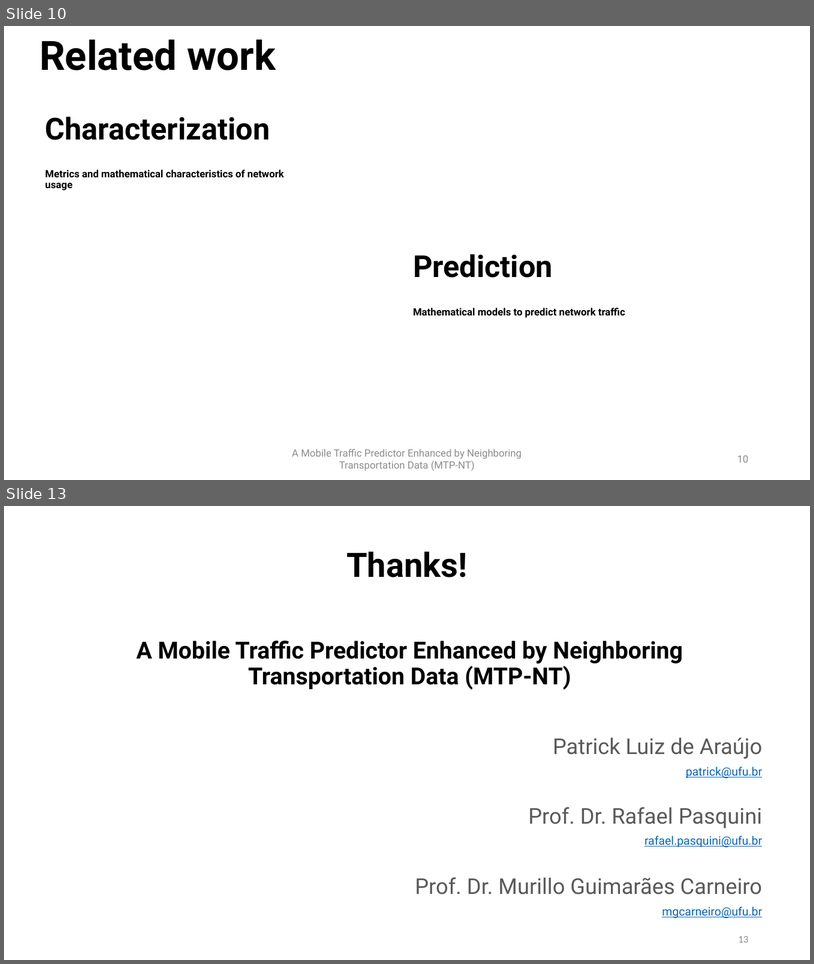
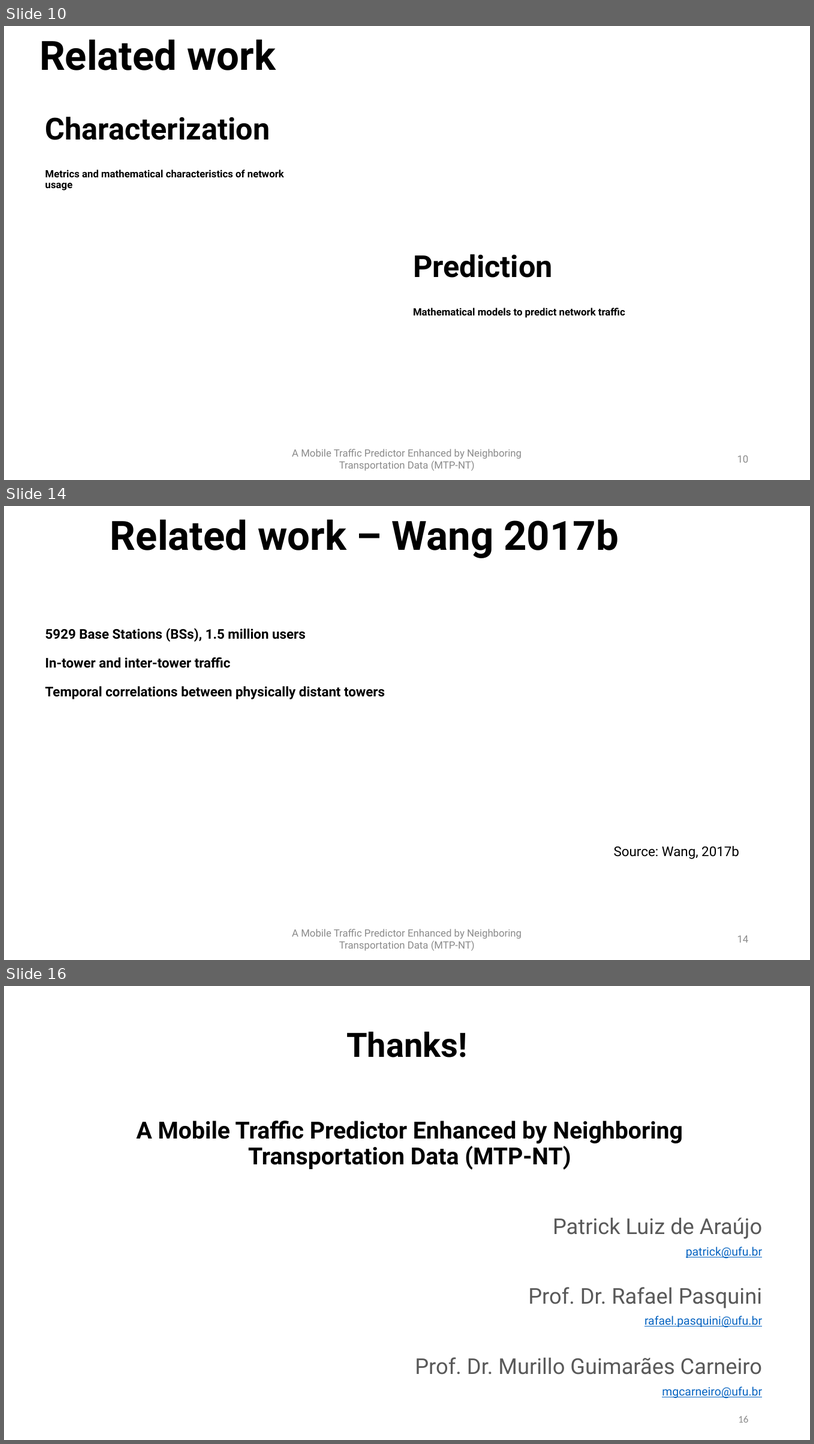
Before and after one commit to PatrickLdA/milan-telecom-analysis, a slide deck: defesa.pptx. Shown one above the other, each under a label of ours: slides 10 and 13 before the commit, slides 10, 14 and 16 after it; the slides between them are not shown. The pictures are 814x964 and 814x1444 pixels, drawn with LibreOffice and Linux fonts; fonts in the diff are those of the drawing. Boxes give left, top, right and bottom in pixels: in the first picture for what was removed or moved away, otherwise in the second. Text is boxed around its words. In the diff, an @@ line names an element or a change of style, - is before the commit and + after.

```diff
--- a/defesa.pptx
+++ b/defesa.pptx
@@ slide 14 added at (x1=4, y1=506, x2=810, y2=960), background #FFFFFF @@
@@ text added at (x1=110, y1=519, x2=619, y2=558), 48 pt, text #000000, bold @@
+Related work – Wang 2017b
@@ title added at (x1=45, y1=628, x2=385, y2=699), 16 pt, text #000000, bold @@
+5929 Base Stations (BSs), 1.5 million users
+In-tower and inter-tower traffic
+Temporal correlations between physically distant towers
@@ text added at (x1=614, y1=846, x2=740, y2=859), 16 pt, text #000000 @@
+Source: Wang, 2017b
@@ text added at (x1=292, y1=928, x2=522, y2=951), 12 pt, text #8C8C8C @@
+A Mobile Traffic Predictor Enhanced by Neighboring Transportation Data (MTP-NT)
@@ page number added at (x1=738, y1=935, x2=749, y2=942), 12 pt, text #8C8C8C @@
+14
@@ what was slide 13 is now slide 16 @@
@@ page number at (x1=738, y1=1416, x2=749, y2=1422): text changed @@
-13
+16
```
Also in this commit, not shown: 5 slides changed, 2 other slides added.
